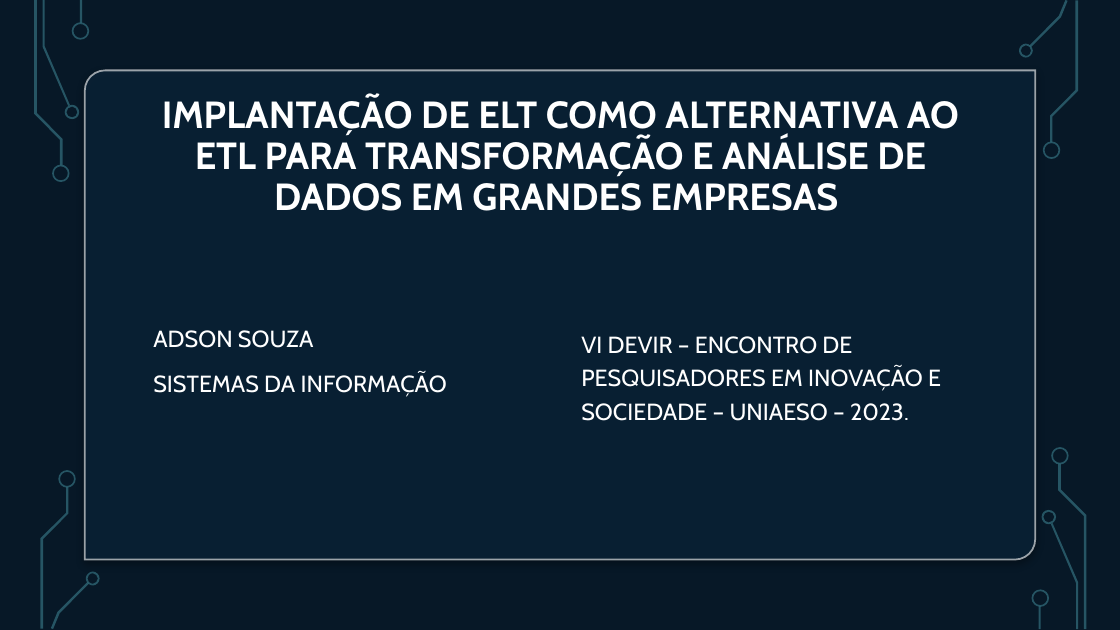
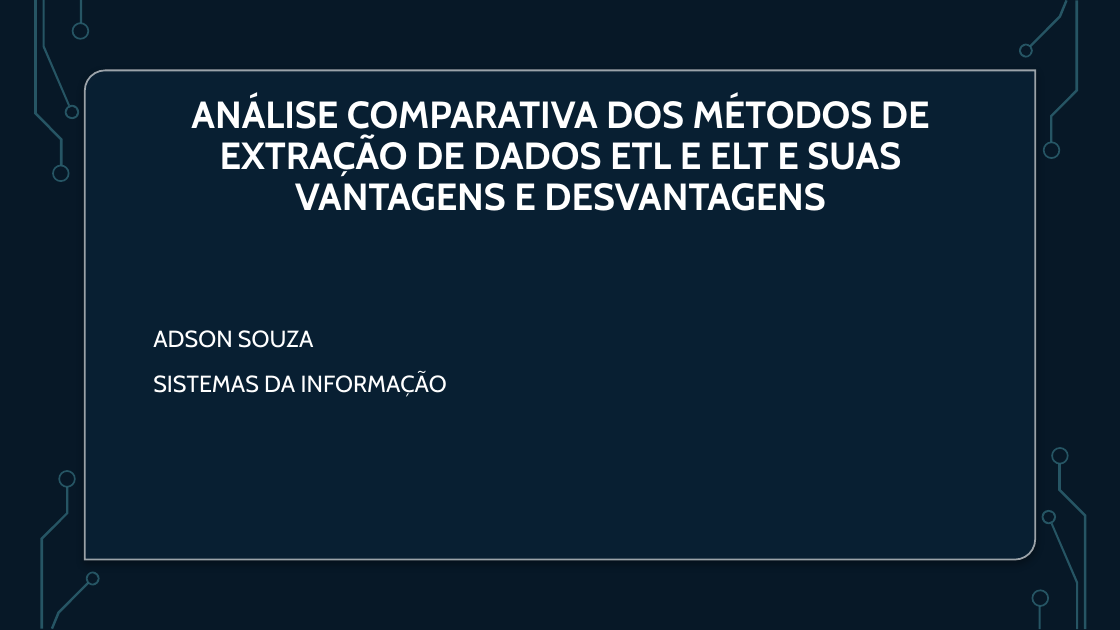
Before and after one commit to adsonb87/tcc, a slide deck: slide 1 of TCC/Resumo/Apresentação.pptx. Drawn at 1120x630 pixels with LibreOffice and Linux fonts; fonts in the diff are those of the drawing; background and template pictures are left out. Boxes give left, top, right and bottom in pixels: in the first picture for what was removed or moved away, otherwise in the second. Text is boxed around its words. In the diff, an @@ line names an element or a change of style, - is before the commit and + after.

```diff
--- a/TCC/Resumo/Apresentação.pptx
+++ b/TCC/Resumo/Apresentação.pptx
@@ title at (191, 96, 930, 211): text changed @@
-IMPLANTAÇÃO DE ELT COMO ALTERNATIVA AO ETL PARA TRANSFORMAÇÃO E ANÁLISE DE DADOS EM GRANDES EMPRESAS
+ANÁLISE COMPARATIVA DOS MÉTODOS DE EXTRAÇÃO DE DADOS ETL E ELT E SUAS VANTAGENS E DESVANTAGENS
@@ text at (581, 336, 941, 421): paragraph removed @@
-VI DEVIR – ENCONTRO DE PESQUISADORES EM INOVAÇÃO E SOCIEDADE – UNIAESO – 2023.
```
Also in this commit, not shown: 19 other slides changed, 2 slides removed, 5 other files.
